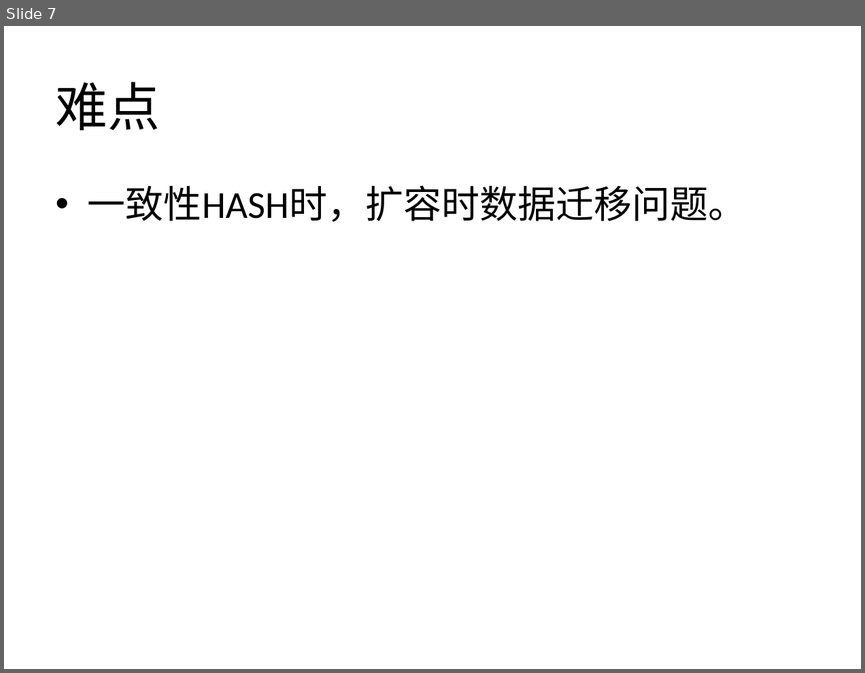
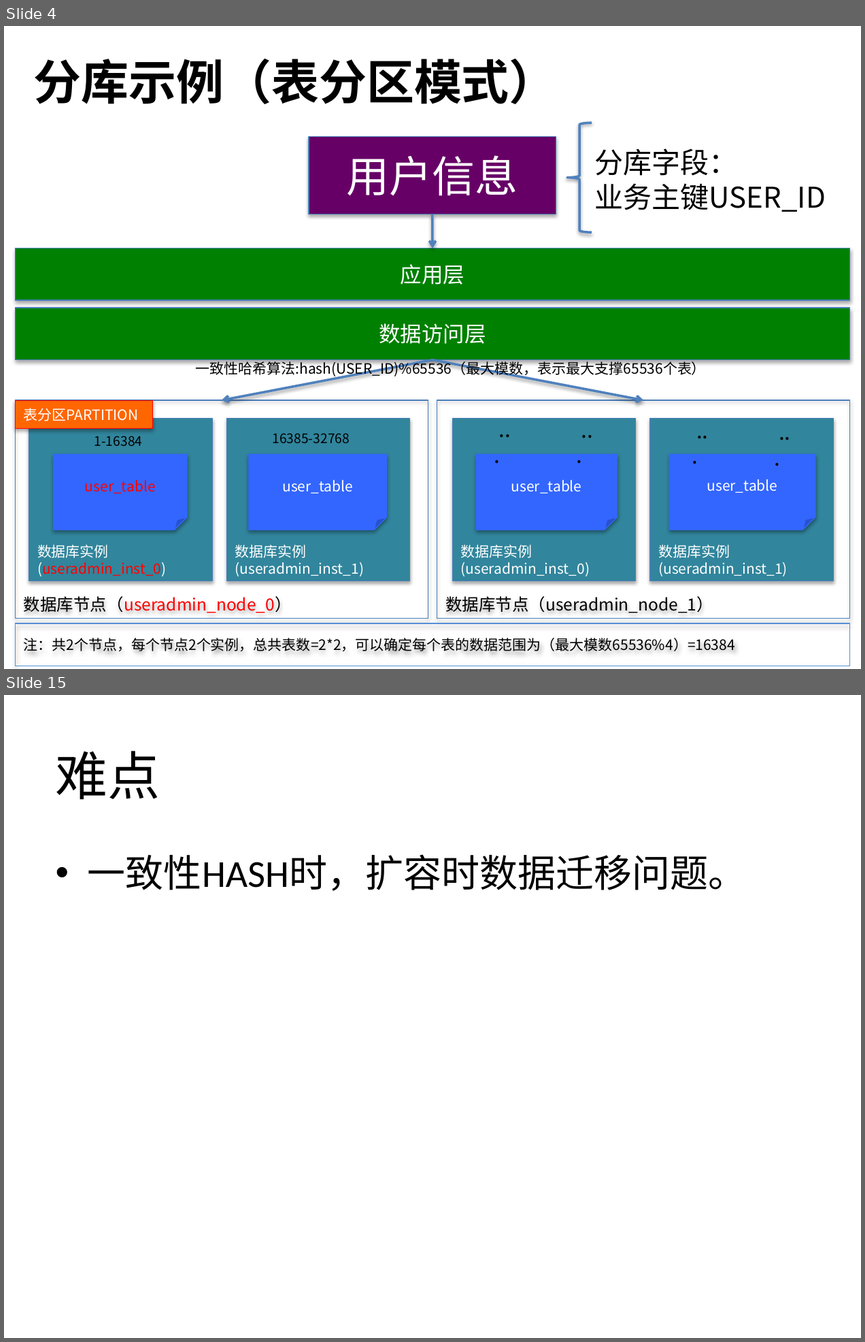
Before and after one commit to zl2006/yy-document, a slide deck: 【技术】分布式数据库/分布式数据库设计（YYDAL）.pptx. Shown one above the other, each under a label of ours: slide 7 before the commit, slides 4 and 15 after it; the slides between them are not shown. The pictures are 865x673 and 865x1342 pixels, drawn with LibreOffice and Linux fonts; fonts in the diff are those of the drawing. Boxes give left, top, right and bottom in pixels: in the first picture for what was removed or moved away, otherwise in the second. Text is boxed around its words. In the diff, an @@ line names an element or a change of style, - is before the commit and + after.

Commit message:
分布式数据库设计文档完善

```diff
--- a/【技术】分布式数据库/分布式数据库设计（YYDAL）.pptx
+++ b/【技术】分布式数据库/分布式数据库设计（YYDAL）.pptx
@@ slide 4 added at (x1=4, y1=26, x2=861, y2=669), background #FFFFFF @@
@@ text added at (x1=34, y1=59, x2=557, y2=104), 40 pt, text #000000, bold @@
+分库示例（表分区模式）
@@ left brace added at (x1=567, y1=123, x2=592, y2=233), outline #4F81BD 2 pt @@
@@ rectangle added at (x1=309, y1=137, x2=555, y2=214), fill #660066, outline #4B7EBC 0.75 pt, 36 pt, text #FFFFFF @@
+用户信息
@@ text added at (x1=595, y1=148, x2=825, y2=212), 24 pt, text #000000 @@
+分库字段：
+业务主键USER_ID
@@ arrow added from (432, 214) to (432, 248), #4F81BD 2 pt @@
@@ rectangle added at (x1=15, y1=248, x2=850, y2=300), fill #008000, outline #4B7EBC 0.75 pt, 18 pt, text #FFFFFF @@
+应用层
@@ rectangle added at (x1=15, y1=308, x2=850, y2=360), fill #008000, outline #4B7EBC 0.75 pt, 18 pt, text #FFFFFF @@
+数据访问层
@@ text added at (x1=196, y1=359, x2=706, y2=377), 12 pt, text #000000 @@
+一致性哈希算法:hash(USER_ID)%65536（最大模数，表示最大支撑65536个表）
@@ arrow added from (432, 359) to (222, 401), #4F81BD 2 pt @@
@@ arrow added from (432, 359) to (643, 401), #4F81BD 2 pt @@
@@ rectangle added at (x1=15, y1=401, x2=428, y2=618), outline #4B7EBC 0.75 pt, 14 pt, text #FF0000 @@
+数据库节点（useradmin_node_0）
@@ rectangle added at (x1=15, y1=401, x2=153, y2=428), fill #FF6600, outline #FF0000 0.75 pt, 12 pt, text #FFFFFF @@
+表分区PARTITION
@@ rectangle added at (x1=436, y1=401, x2=850, y2=618), outline #4B7EBC 0.75 pt, 14 pt, text #000000 @@
+数据库节点（useradmin_node_1）
@@ text added at (x1=485, y1=412, x2=525, y2=446), 18 pt, text #000000 @@
+...
@@ text added at (x1=568, y1=412, x2=607, y2=446), 18 pt, text #000000 @@
+...
@@ text added at (x1=683, y1=412, x2=723, y2=447), 18 pt, text #000000 @@
+...
@@ rectangle added at (x1=29, y1=418, x2=212, y2=581), fill #31859C, outline #4B7EBC 0.75 pt, 12 pt, text #FF0000 @@
+数据库实例(useradmin_inst_0)
@@ rectangle added at (x1=227, y1=418, x2=410, y2=581), fill #31859C, outline #4B7EBC 0.75 pt, 12 pt, text #FFFFFF @@
+数据库实例(useradmin_inst_1)
@@ text added at (x1=272, y1=433, x2=349, y2=443), 11 pt, text #000000 @@
+16385-32768
@@ rectangle added at (x1=452, y1=418, x2=636, y2=581), fill #31859C, outline #4B7EBC 0.75 pt, 12 pt, text #FFFFFF @@
+数据库实例(useradmin_inst_0)
@@ rectangle added at (x1=650, y1=418, x2=834, y2=581), fill #31859C, outline #4B7EBC 0.75 pt, 12 pt, text #FFFFFF @@
+数据库实例(useradmin_inst_1)
@@ text added at (x1=766, y1=414, x2=805, y2=448), 18 pt, text #000000 @@
+...
@@ text added at (x1=94, y1=435, x2=143, y2=446), 11 pt, text #000000 @@
+1-16384
@@ folded corner added at (x1=54, y1=454, x2=188, y2=530), fill #3366FF, outline #3366FF 0.75 pt, 12 pt, text #FF0000 @@
+user_table
@@ folded corner added at (x1=249, y1=454, x2=387, y2=530), fill #3366FF, outline #3366FF 0.75 pt, 12 pt, text #FFFFFF @@
+user_table
@@ folded corner added at (x1=476, y1=454, x2=617, y2=530), fill #3366FF, outline #3366FF 0.75 pt, 12 pt, text #FFFFFF @@
+user_table
@@ folded corner added at (x1=670, y1=454, x2=815, y2=530), fill #3366FF, outline #3366FF 0.75 pt, 12 pt, text #FFFFFF @@
+user_table
@@ rectangle added at (x1=15, y1=623, x2=850, y2=666), outline #558ED5 0.75 pt, 12 pt, text #000000 @@
+注：共2个节点，每个节点2个实例，总共表数=2*2，可以确定每个表的数据范围为（最大模数65536%4）=16384
@@ what was slide 7 is now slide 15 @@
```
Also in this commit, not shown: 6 slides changed, 7 other slides added.
